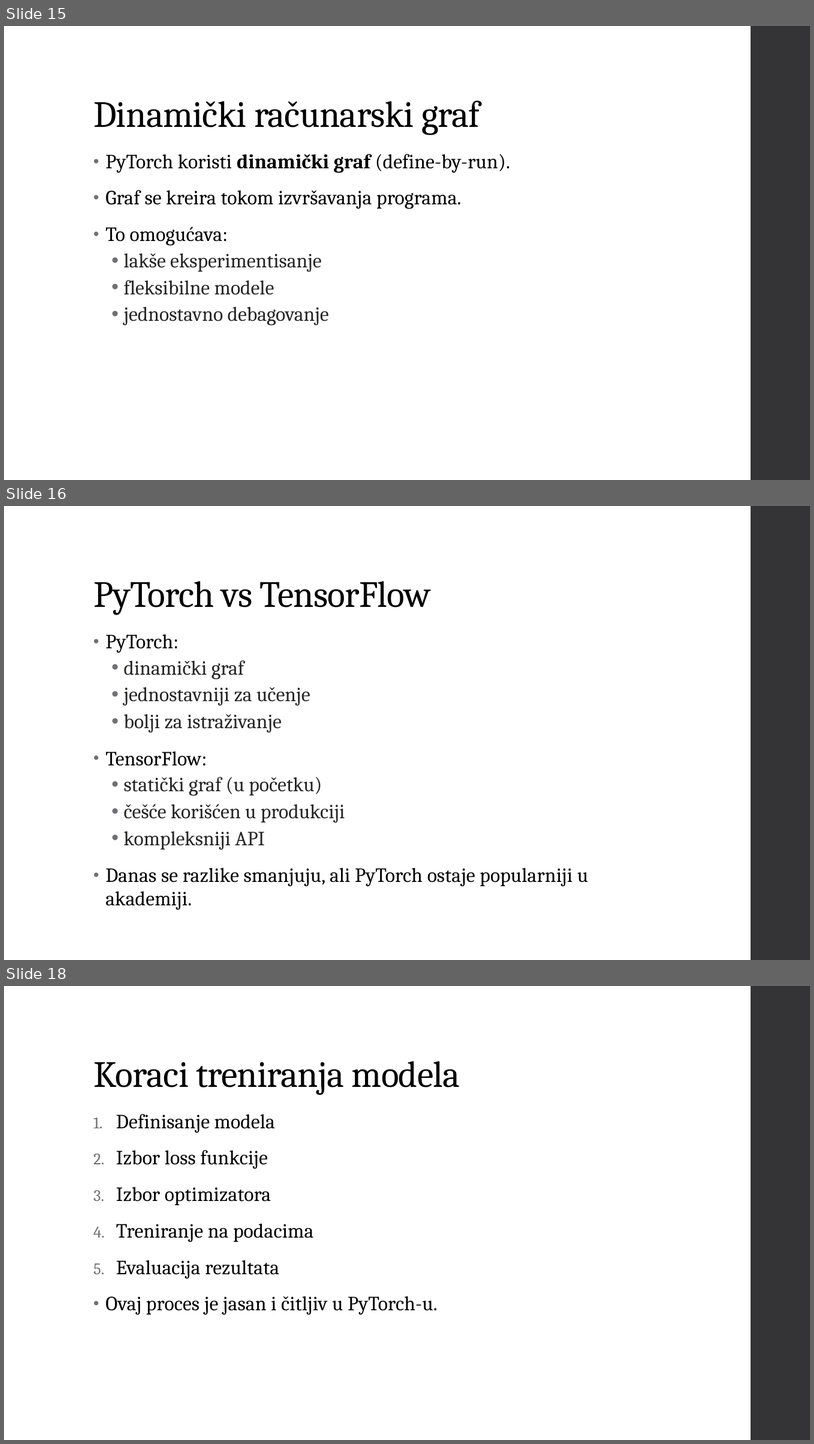
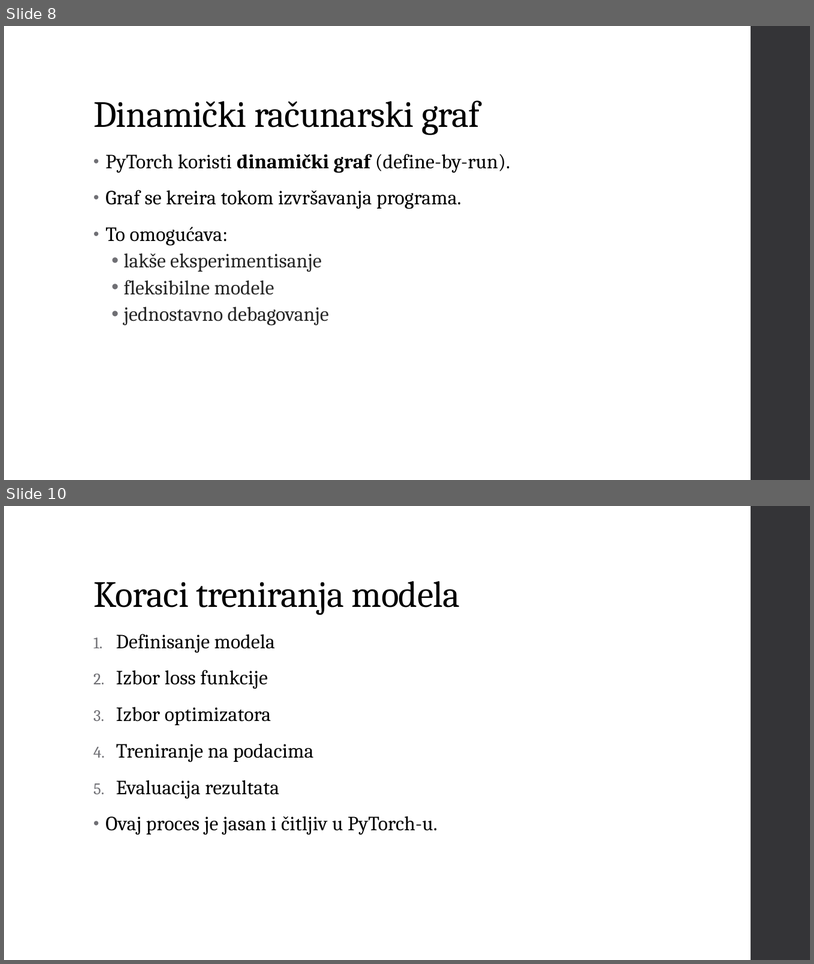
Before and after one commit to Vukasin211/AccountantAI, a slide deck: Vukasin Popovic Prezentacije/Vukasin Popovic PyTorch Tema 2.pptx. Shown one above the other, each under a label of ours: slides 15, 16 and 18 before the commit, slides 8 and 10 after it; the slides between them are not shown. The pictures are 814x1444 and 814x964 pixels, drawn with LibreOffice and Linux fonts; fonts in the diff are those of the drawing. Boxes give left, top, right and bottom in pixels: in the first picture for what was removed or moved away, otherwise in the second. Text is boxed around its words. In the diff, an @@ line names an element or a change of style, - is before the commit and + after.

```diff
--- a/Vukasin Popovic Prezentacije/Vukasin Popovic PyTorch Tema 2.pptx
+++ b/Vukasin Popovic Prezentacije/Vukasin Popovic PyTorch Tema 2.pptx
@@ slide 16 removed at (4,506,810,960), background #FFFFFF; not listed: 1 template element that a slide beside it also shows @@
@@ title removed at (93,581,431,615) @@
-PyTorch vs TensorFlow
@@ text removed at (105,634,588,910) @@
-• PyTorch:
-  • dinamički graf
-  • jednostavniji za učenje
-  • bolji za istraživanje
-• TensorFlow:
-  • statički graf (u početku)
-  • češće korišćen u produkciji
-  • kompleksniji API
-• Danas se razlike smanjuju, ali PyTorch ostaje popularniji u akademiji.
@@ what was slide 15 is now slide 8 @@
@@ what was slide 18 is now slide 10 @@
```
Also in this commit, not shown: 7 other slides removed, 2 other files.
